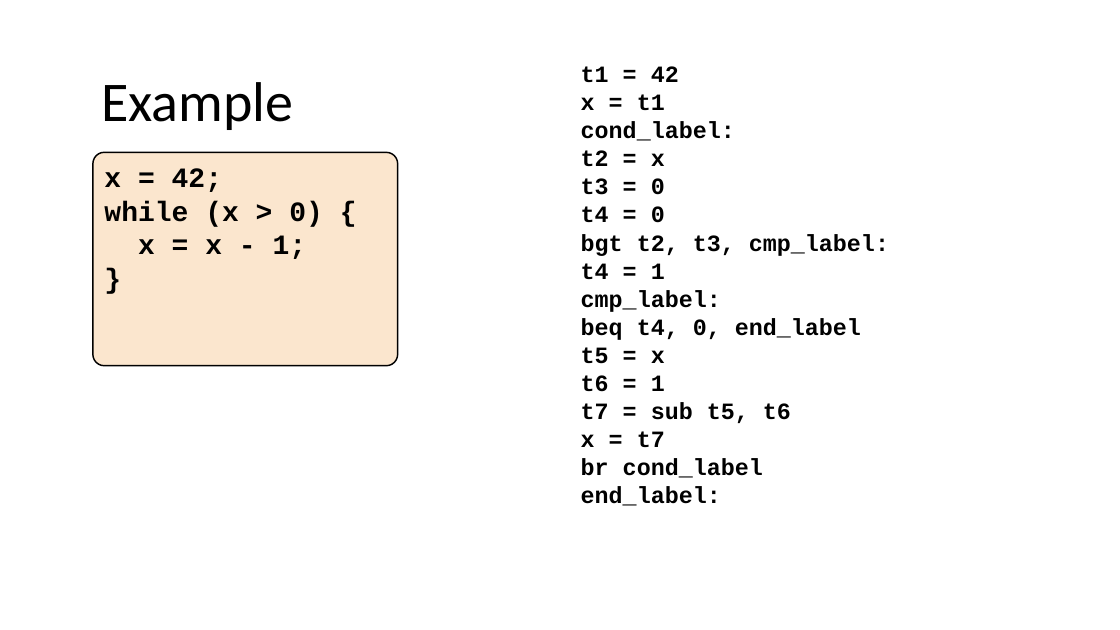
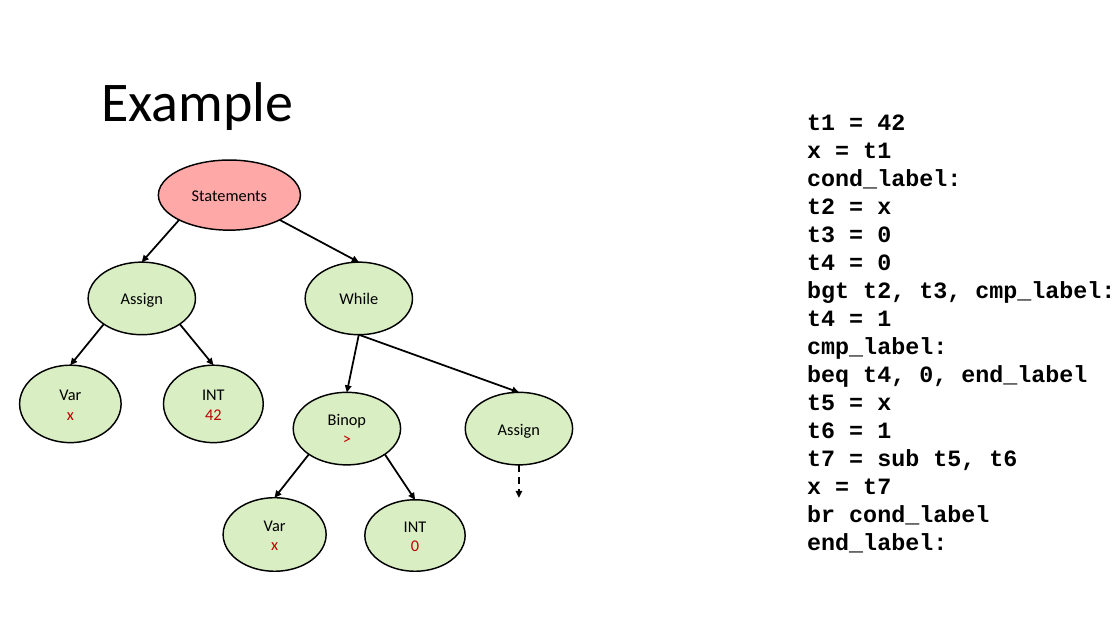
Before and after one commit to nivshani/compilation, a slide deck: slide 69 of slides/IR.pptx (slide 58 before the commit). Drawn at 1120x630 pixels with LibreOffice and Linux fonts; fonts in the diff are those of the drawing. Boxes give left, top, right and bottom in pixels: in the first picture for what was removed or moved away, otherwise in the second. Text is boxed around its words. In the diff, an @@ line names an element or a change of style, - is before the commit and + after.

```diff
--- a/slides/IR.pptx
+++ b/slides/IR.pptx
@@ text "t1 = 42": place and size @@
-text "t1 = 42" at [581, 66, 889, 506]
+text "t1 = 42" at [807, 114, 1115, 553]
@@ rounded rectangle removed at [93, 152, 398, 365] @@
-x = 42;
-while (x > 0) {
-x = x - 1;
-}
@@ ellipse added at [159, 160, 301, 231], fill #FF0000 at 34% opacity, outline #000000 1.25 pt, 14 pt, text #000000 @@
+Statements
@@ arrow added from (179, 220) to (142, 262), #000000 1.5 pt @@
@@ arrow added from (280, 220) to (359, 262), #000000 1.5 pt @@
@@ ellipse added at [88, 262, 196, 334], fill #92D050 at 34% opacity, outline #000000 1.25 pt, 14 pt, text #000000 @@
+Assign
@@ ellipse added at [305, 262, 413, 334], fill #92D050 at 34% opacity, outline #000000 1.25 pt, 14 pt, text #000000 @@
+While
@@ arrow added from (104, 324) to (71, 365), #000000 1.5 pt @@
@@ arrow added from (180, 324) to (213, 365), #000000 1.5 pt @@
@@ arrow added from (359, 334) to (347, 392), #000000 1.5 pt @@
@@ arrow added from (359, 334) to (519, 392), #000000 1.5 pt @@
@@ ellipse added at [19, 365, 121, 443], fill #92D050 at 34% opacity, outline #000000 1.25 pt, 14 pt, text #000000 @@
+Var
+x
@@ ellipse added at [164, 365, 264, 443], fill #92D050 at 34% opacity, outline #000000 1.25 pt, 14 pt, text #000000 @@
+INT
+42
@@ ellipse added at [293, 392, 401, 465], fill #92D050 at 34% opacity, outline #000000 1.25 pt, 14 pt, text #000000 @@
+Binop
+>
@@ ellipse added at [465, 392, 573, 465], fill #92D050 at 34% opacity, outline #000000 1.25 pt, 14 pt, text #000000 @@
+Assign
@@ arrow added from (309, 455) to (275, 498), #000000 1.5 pt @@
@@ arrow added from (385, 455) to (415, 500), #000000 1.5 pt @@
@@ arrow added from (519, 465) to (519, 498), #000000 1.5 pt dashed @@
@@ ellipse added at [223, 498, 327, 572], fill #92D050 at 34% opacity, outline #000000 1.25 pt, 14 pt, text #000000 @@
+Var
+x
@@ ellipse added at [365, 500, 465, 571], fill #92D050 at 34% opacity, outline #000000 1.25 pt, 14 pt, text #000000 @@
+INT
+0
```
Also in this commit, not shown: 4 other slides changed, 14 slides added, 3 slides removed, 1 other file.
